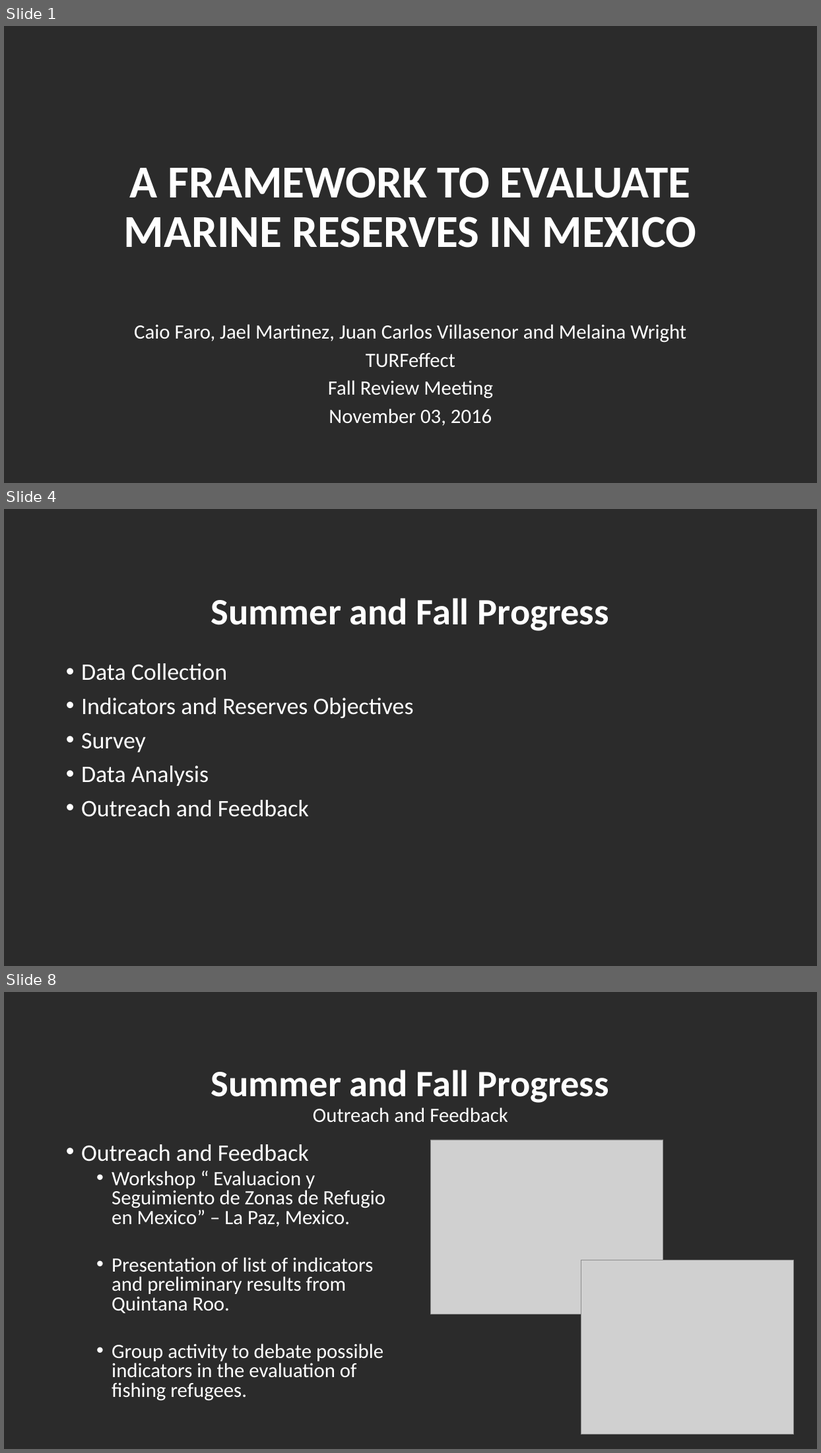
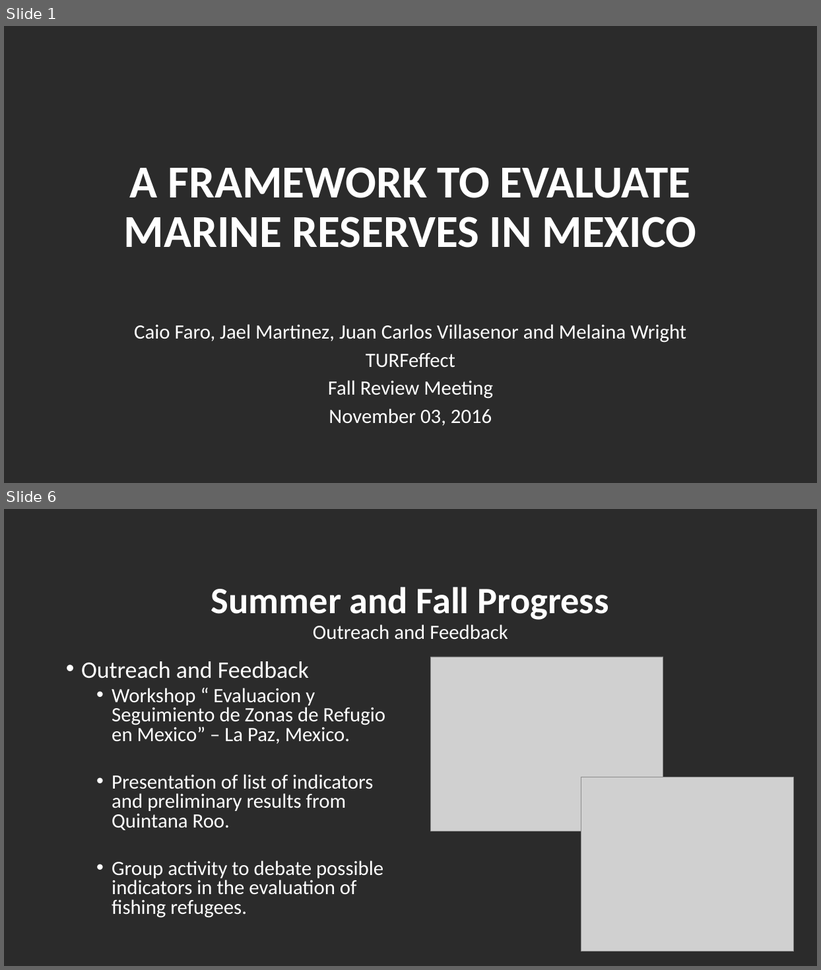
Before and after one commit to turfeffect/Docs, a slide deck: Presentations/Fall Review Meeting/A FRAMEWORK TO EVALUATE MARINE RESERVES IN MEXICO.pptx. Shown one above the other, each under a label of ours: slides 1, 4 and 8 before the commit, slides 1 and 6 after it; the slides between them are not shown. The pictures are 821x1453 and 821x970 pixels, drawn with LibreOffice and Linux fonts; fonts in the diff are those of the drawing; grey boxes stand for pictures; background and template pictures are left out; a plain dark background stands for a picture behind light text. Boxes give left, top, right and bottom in pixels: in the first picture for what was removed or moved away, otherwise in the second. Text is boxed around its words. In the diff, an @@ line names an element or a change of style, - is before the commit and + after.

```diff
--- a/Presentations/Fall Review Meeting/A FRAMEWORK TO EVALUATE MARINE RESERVES IN MEXICO.pptx
+++ b/Presentations/Fall Review Meeting/A FRAMEWORK TO EVALUATE MARINE RESERVES IN MEXICO.pptx
@@ slide 4 removed at bbox=[4, 509, 817, 966], background picture (left out) @@
@@ title removed at bbox=[211, 598, 609, 631] @@
-Summer and Fall Progress
@@ text removed at bbox=[81, 663, 414, 817] @@
-• Data Collection
-• Indicators and Reserves Objectives
-• Survey
-• Data Analysis
-• Outreach and Feedback
@@ what was slide 8 is now slide 6 @@
```
Also in this commit, not shown: 6 slides changed, 1 slide added.
